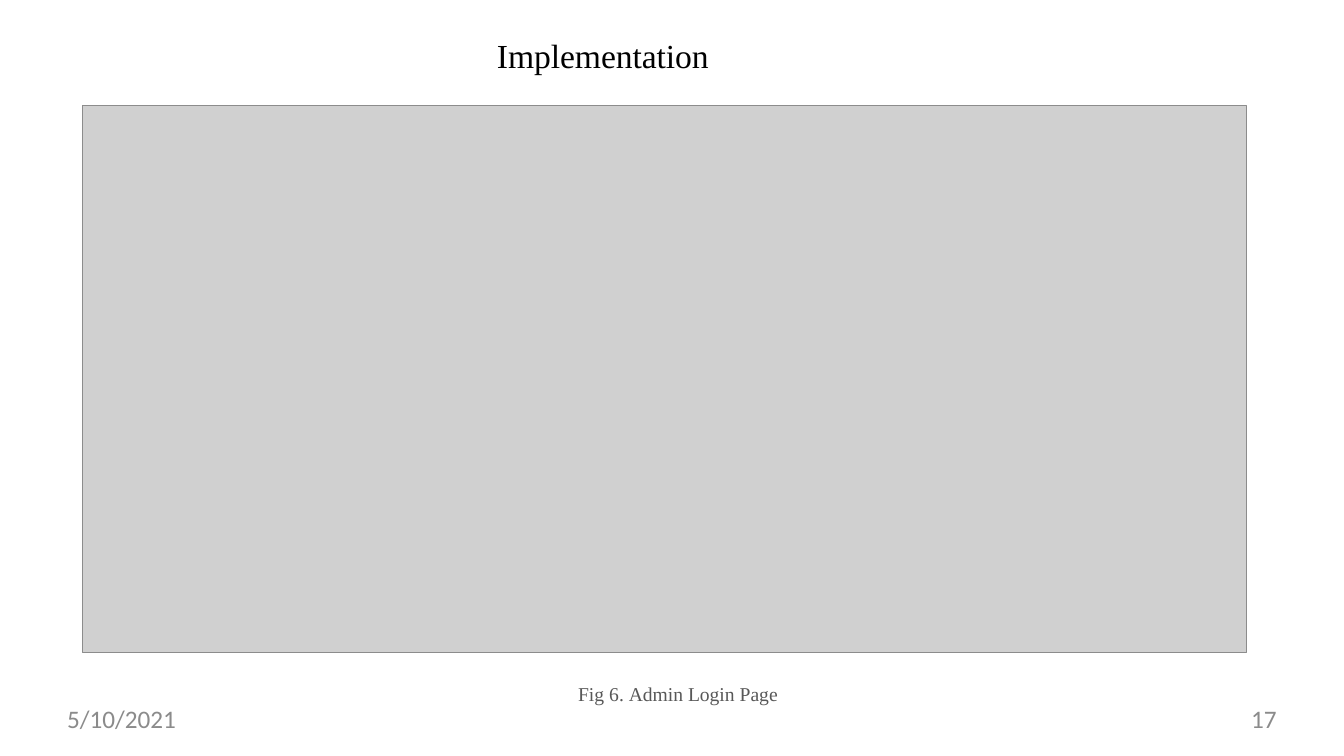
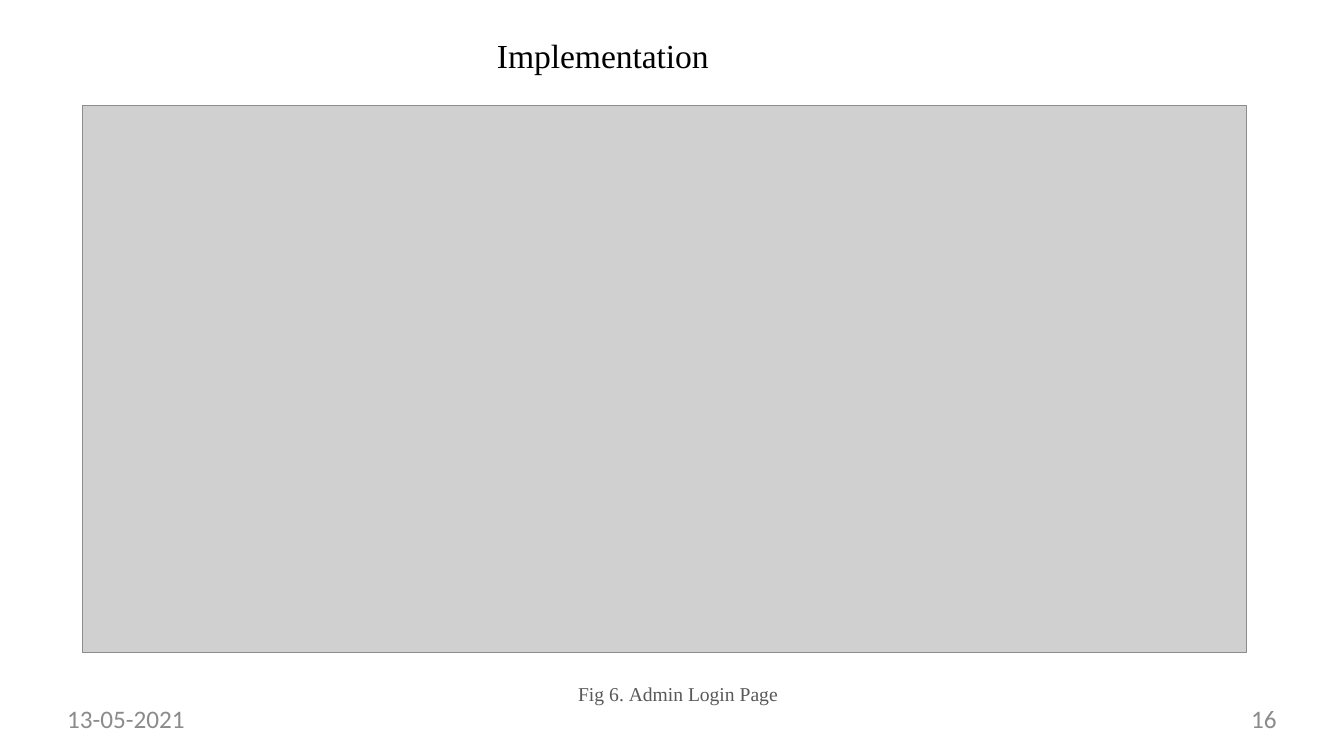
Before and after one commit to vikasbalu/Covid19_RiskCalc, a slide deck: slide 16 of presentation/Project Presentaion.pptx (slide 17 before the commit). Drawn at 1344x756 pixels with LibreOffice and Linux fonts; fonts in the diff are those of the drawing; grey boxes stand for pictures. Boxes give left, top, right and bottom in pixels: in the first picture for what was removed or moved away, otherwise in the second. Text is boxed around its words. In the diff, an @@ line names an element or a change of style, - is before the commit and + after.

```diff
--- a/presentation/Project Presentaion.pptx
+++ b/presentation/Project Presentaion.pptx
@@ text at (x1=67, y1=712, x2=184, y2=728): text changed @@
-5/10/2021
+13-05-2021
@@ page number at (x1=1251, y1=711, x2=1277, y2=728): text changed @@
-17
+16
```
Also in this commit, not shown: 22 other slides changed, 4 slides added, 6 slides removed.
